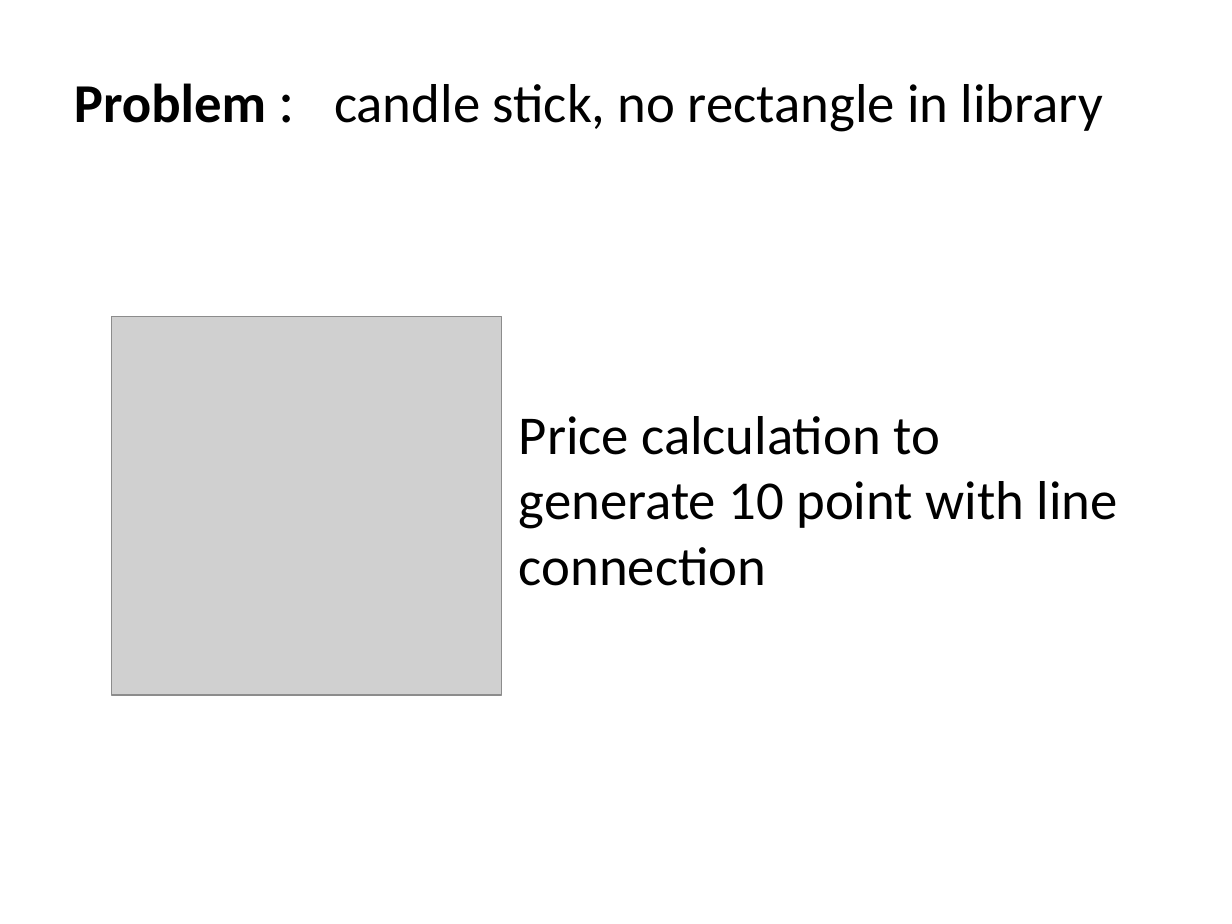
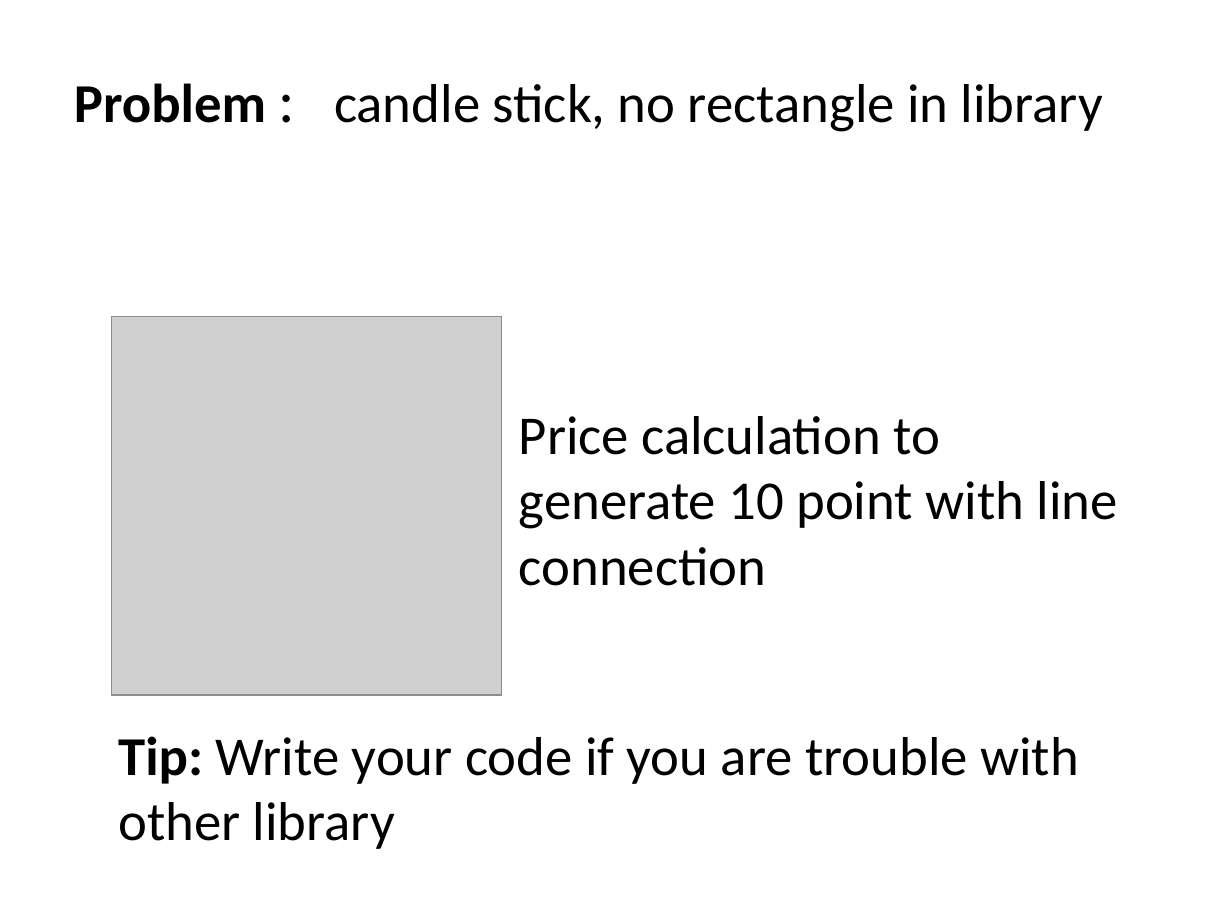
Before and after one commit to IPD8-guofeng/dotnet-group-project, a slide deck: slide 6 of Stock trade and analyst system.pptx. Drawn at 1232x924 pixels with LibreOffice and Linux fonts; fonts in the diff are those of the drawing; grey boxes stand for pictures. Boxes give left, top, right and bottom in pixels: in the first picture for what was removed or moved away, otherwise in the second. Text is boxed around its words. In the diff, an @@ line names an element or a change of style, - is before the commit and + after.

```diff
--- a/Stock trade and analyst system.pptx
+++ b/Stock trade and analyst system.pptx
@@ text added at <box>118,736,1079,849</box>, 32 pt, text #000000 @@
+Tip: Write your code if you are trouble with other library
```
Also in this commit, not shown: 4 other slides changed, 1 slide removed, 1 other file.
